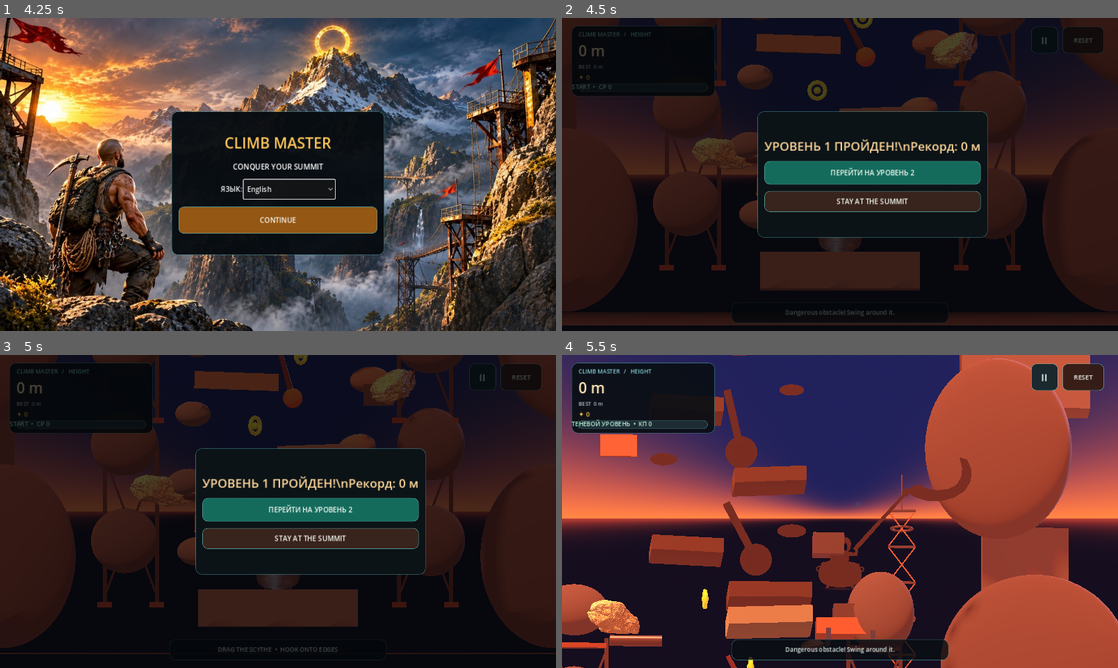
Above: before the commit, frames 1-4 (two rows, left to right).
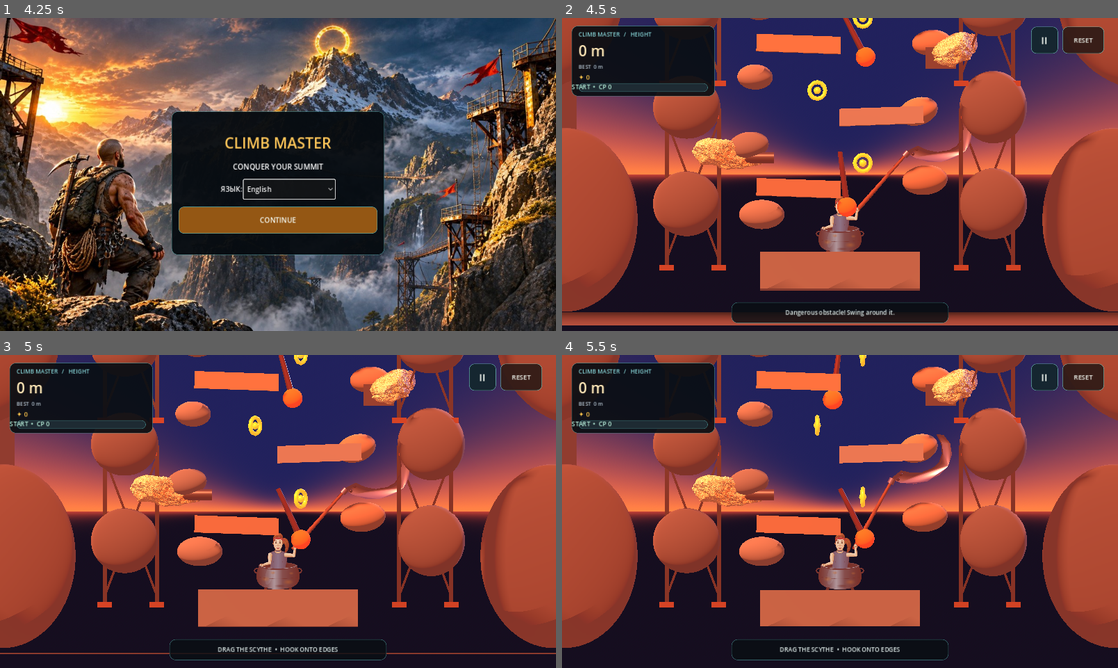
Above: after the commit, the same moments.

Repository: uchihabaha05-del/CLIMB-MASTER
Game: Godot game, scene res://scenes/main.tscn
The game is run twice, just before and just after one commit, with the same random seed, the same clock (stepped at 60 frames per second) and the same inputs.
Inputs (mouse positions are in pixels of both pictures, inside the frame that each line leads up to):
- Up to frame 1 (4.25 s): click "II" at 0.5 s; click "СБРОС" at 1.25 s; click "II" at 2 s; click "Русский" at 2.75 s; click "ПРОДОЛЖИТЬ" at 3.5 s
- Up to frame 2 (4.5 s): click "CONTINUE" at 4.25 s
- Up to frame 3 (5 s): no input
- Up to frame 4 (5.5 s): click (873, 508) at 5 s, where only the run before the commit has a clickable "ПЕРЕЙТИ НА УРОВЕНЬ 2"

Frame 1 is identical in both runs. In frame 2, 74% of the frame differs, in the area x 0-100%, y 0-99%; in frame 3, 71%; in frame 4, 55%.

Commit message:
fix: retain summit marker after removing checkpoints

Diff:
--- a/scripts/main.gd
+++ b/scripts/main.gd
@@ -72,6 +72,7 @@
     # The old imported pack and second asset course duplicated the same climbing lane.
     _build_photogrammetry_boulders()
     _build_industrial_structures()
+    _build_finish_marker()
     # Checkpoints removed: every fall returns to the start of the current level.
     _build_obstacles()
     _build_collectibles()
